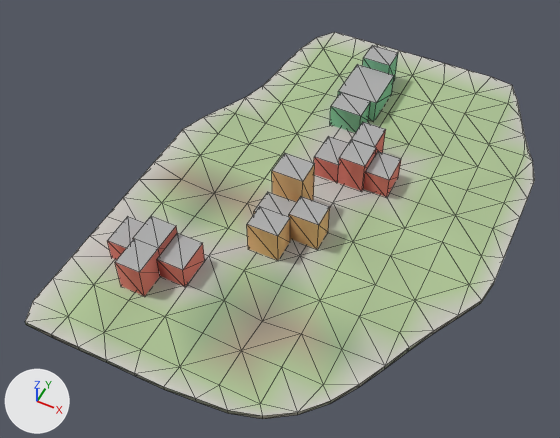
The glTF model godot_project/remake/sky/islands/SKY-044.lod1.glb as it was, and as the next commit left it.
Camera for both pictures: a 50 mm lens placed at (64.9, -159.1, 178.4), pointed at (-10.1, -9.1, -9.1). Lighting does not change. The marker at lower left points along +X, +Y and +Z. The first picture is the older version. Mesh edges are drawn as thin lines.

Names of what the first picture shows: 'buildings', 'deck', 'rock'.
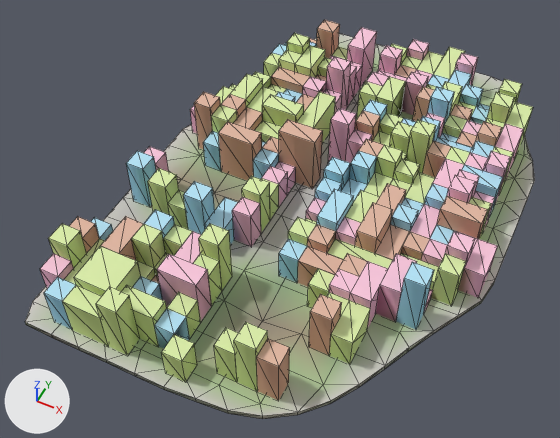
Changed parts and their boxes (x1, y1, x2, y2) in the pictures (560 x 438 px):
'warren_hull', added: after (40, 20, 533, 401)
'buildings', deleted: before (107, 45, 401, 296)
'deck', unchanged, covered by the edit: before (25, 32, 535, 416); after (25, 33, 535, 416)

The change, as a list of edits to the scene's bpy script:
```text
Add me_warren_hull:
    me_warren_hull.from_pydata(...)  # 974 vertices, 1960 faces; spans x -51.0..57.0, y -78.0..78.0, z 0.0..20.0
    me_warren_hull.materials.append(mat_sky_lod_bldg)
Remove ob_buildings:
    ob_buildings = bpy.data.objects.new('buildings', me_buildings)
    ob_buildings.location = (0.0, 0.0, 0.0)
Add ob_warren_hull:
    ob_warren_hull = bpy.data.objects.new('warren_hull', me_warren_hull)
    ob_warren_hull.location = (0.0, 0.0, 0.0)
```
